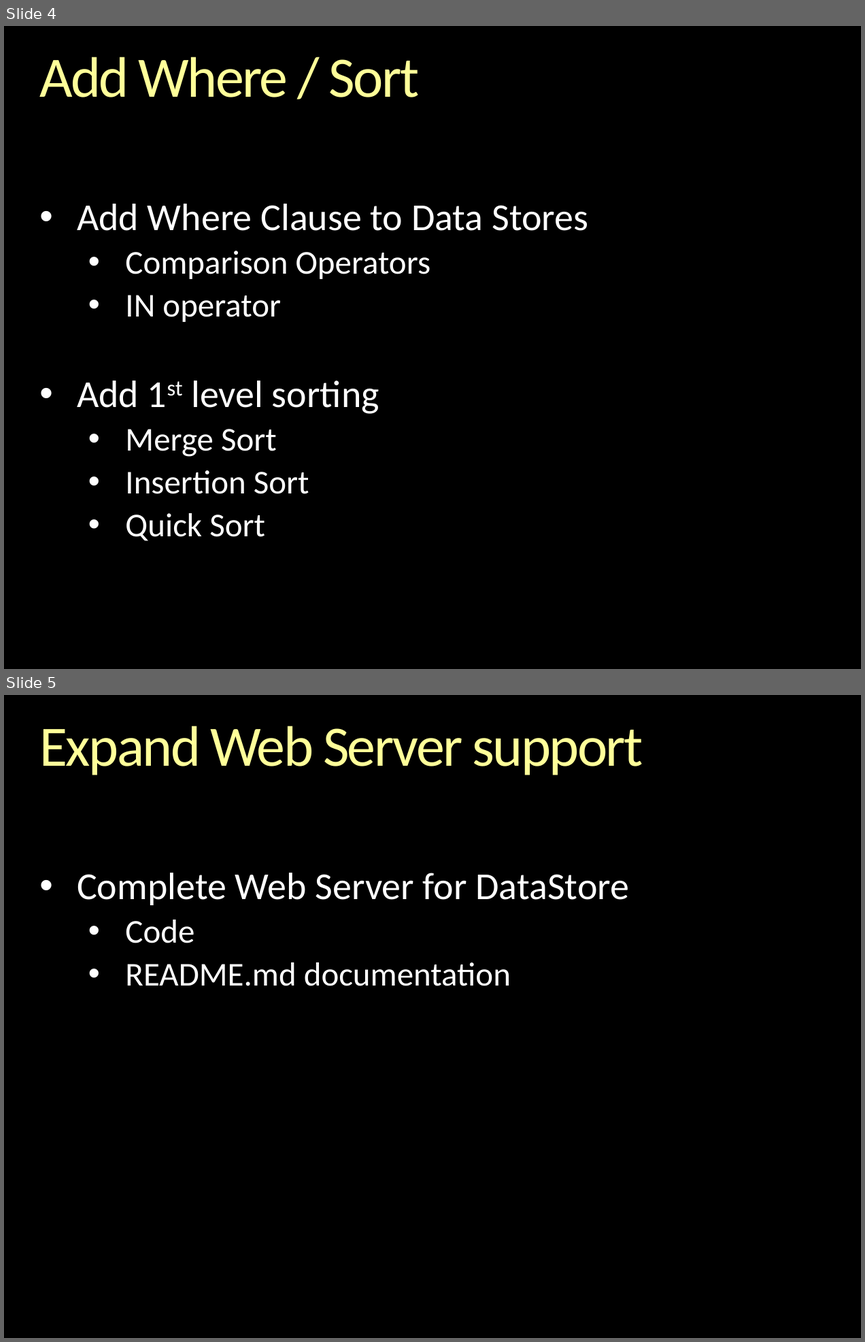
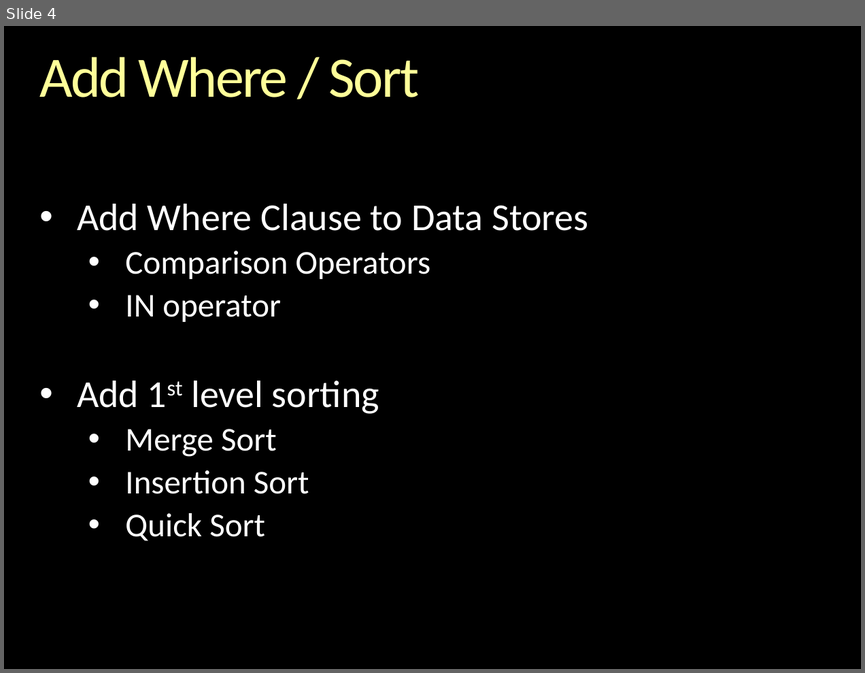
Before and after one commit to andrewferlitsch/epipog-nosql, a slide deck: sprints/Sprint 6 - Nov 27 - Dec 3 - Planning.pptx. Shown one above the other, each under a label of ours: slides 4 and 5 before the commit, slide 4 after it. The pictures are 865x1342 and 865x673 pixels, drawn with LibreOffice and Linux fonts; fonts in the diff are those of the drawing; background and template pictures are left out. Boxes give left, top, right and bottom in pixels: in the first picture for what was removed or moved away, otherwise in the second. Text is boxed around its words. In the diff, an @@ line names an element or a change of style, - is before the commit and + after.

```diff
--- a/sprints/Sprint 6 - Nov 27 - Dec 3 - Planning.pptx
+++ b/sprints/Sprint 6 - Nov 27 - Dec 3 - Planning.pptx
@@ slide 5 removed at [4, 695, 861, 1338], background picture (left out) @@
@@ title removed at [39, 726, 643, 775] @@
-Expand Web Server support
@@ text removed at [77, 872, 630, 986] @@
-• Complete Web Server for DataStore
-  • Code
-  • README.md documentation
```
Also in this commit, not shown: 3 slides changed, 5 other files.
